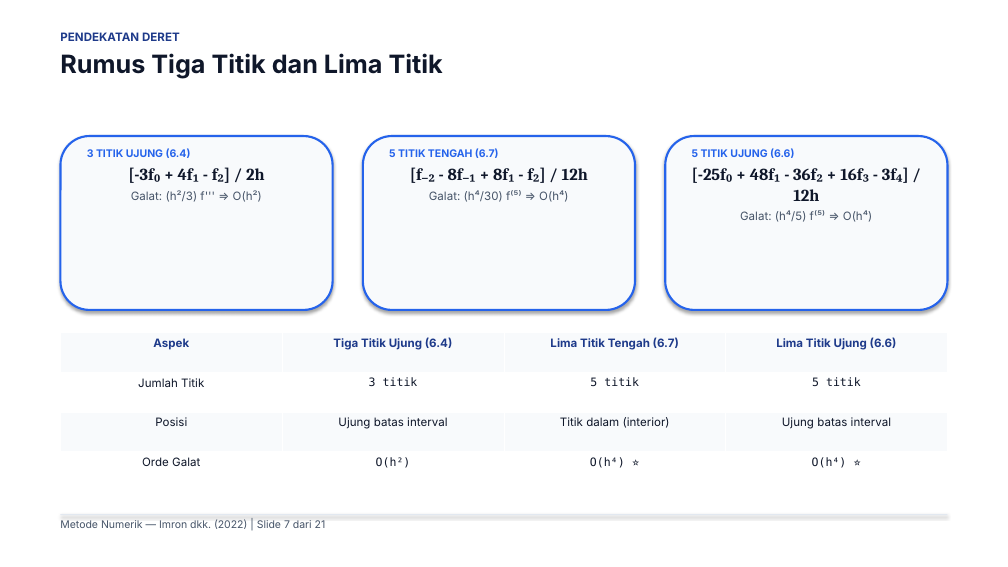
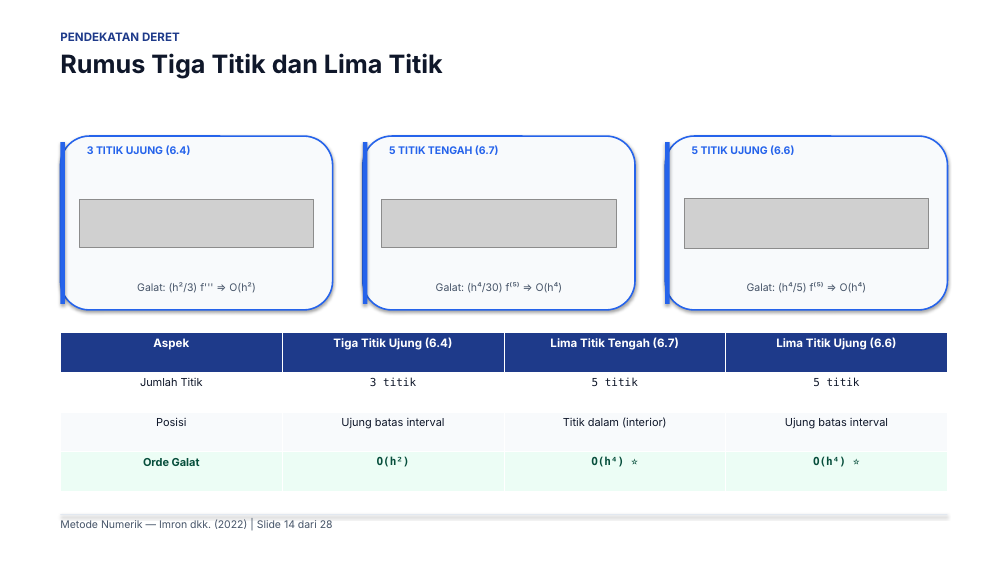
Before and after one commit to Moreyartea/Diferensiasi-Numerik, a slide deck: slide 14 of Diferensiasi_Numerik.pptx (slide 7 before the commit). Drawn at 1008x567 pixels with LibreOffice and Linux fonts; fonts in the diff are those of the drawing; grey boxes stand for pictures. Boxes give left, top, right and bottom in pixels: in the first picture for what was removed or moved away, otherwise in the second. Text is boxed around its words. In the diff, an @@ line names an element or a change of style, - is before the commit and + after.

```diff
--- a/Diferensiasi_Numerik.pptx
+++ b/Diferensiasi_Numerik.pptx
@@ rectangle added at (x1=60, y1=142, x2=65, y2=304), fill #2563EB @@
@@ text at (x1=87, y1=149, x2=265, y2=180): paragraphs removed @@
-3 TITIK UJUNG (6.4)
-[-3f₀ + 4f₁ - f₂] / 2h
@@ text added at (x1=87, y1=145, x2=191, y2=155), 10 pt, text #2563EB, bold @@
+3 TITIK UJUNG (6.4)
@@ rectangle added at (x1=363, y1=142, x2=368, y2=304), fill #2563EB @@
@@ text at (x1=389, y1=149, x2=588, y2=183): paragraphs removed @@
-5 TITIK TENGAH (6.7)
-[f₋₂ - 8f₋₁ + 8f₁ - f₂] / 12h
@@ text added at (x1=389, y1=145, x2=499, y2=155), 10 pt, text #2563EB, bold @@
+5 TITIK TENGAH (6.7)
@@ outline #2563EB 2 pt to #2563EB 1.5 pt in 3 elements at (x1=60, y1=136, x2=333, y2=310), (x1=363, y1=136, x2=635, y2=310), (x1=665, y1=136, x2=948, y2=310) @@
@@ rectangle added at (x1=665, y1=142, x2=670, y2=304), fill #2563EB @@
@@ text at (x1=692, y1=149, x2=819, y2=201): paragraphs removed @@
-5 TITIK UJUNG (6.6)
-[-25f₀ + 48f₁ - 36f₂ + 16f₃ - 3f₄] / 12h
@@ text added at (x1=692, y1=145, x2=794, y2=155), 10 pt, text #2563EB, bold @@
+5 TITIK UJUNG (6.6)
@@ picture added at (x1=79, y1=200, x2=314, y2=248) @@
@@ picture added at (x1=382, y1=200, x2=616, y2=248) @@
@@ picture added at (x1=684, y1=198, x2=929, y2=249) @@
@@ text "Galat: (h²/3) f''' => O(h²)" moved from (x1=87, y1=149, x2=265, y2=202) to (x1=137, y1=283, x2=255, y2=293) @@
@@ size 11 to 10 pt in 3 elements at (x1=137, y1=283, x2=255, y2=293), (x1=747, y1=283, x2=867, y2=293), (x1=436, y1=283, x2=563, y2=293) @@
@@ text "Galat: (h⁴/30) f⁽⁵⁾ => O(h⁴)" moved from (x1=389, y1=149, x2=588, y2=202) to (x1=436, y1=283, x2=563, y2=293) @@
@@ text "Galat: (h⁴/5) f⁽⁵⁾ => O(h⁴)" moved from (x1=692, y1=149, x2=872, y2=222) to (x1=747, y1=283, x2=867, y2=293) @@
@@ table at (x1=60, y1=333, x2=947, y2=492) @@
@@ fill #F8FAFC to #1E3A8A in row 1 @@
@@ fill #FFFFFF to #ECFDF5 in row 4 @@
@@ text colour #1E3A8A to #FFFFFF in "Aspek", "Tiga Titik Ujung (6.4)", "Lima Titik Tengah (6.7)", "Lima Titik Ujung (6.6)" @@
@@ size 11 to 10.5 pt in "Jumlah Titik", "3 titik", "5 titik", "5 titik" and 8 more places @@
@@ text colour #0F172A to #064E3B, bold on in "Orde Galat", "O(h²)", "O(h⁴) ⭐", "O(h⁴) ⭐" @@
@@ text at (x1=60, y1=519, x2=333, y2=529): text changed @@
-Metode Numerik — Imron dkk. (2022) | Slide 7 dari 21
+Metode Numerik — Imron dkk. (2022) | Slide 14 dari 28
```
Also in this commit, not shown: 17 other slides changed, 10 slides added, 3 slides removed, 6 other files.
